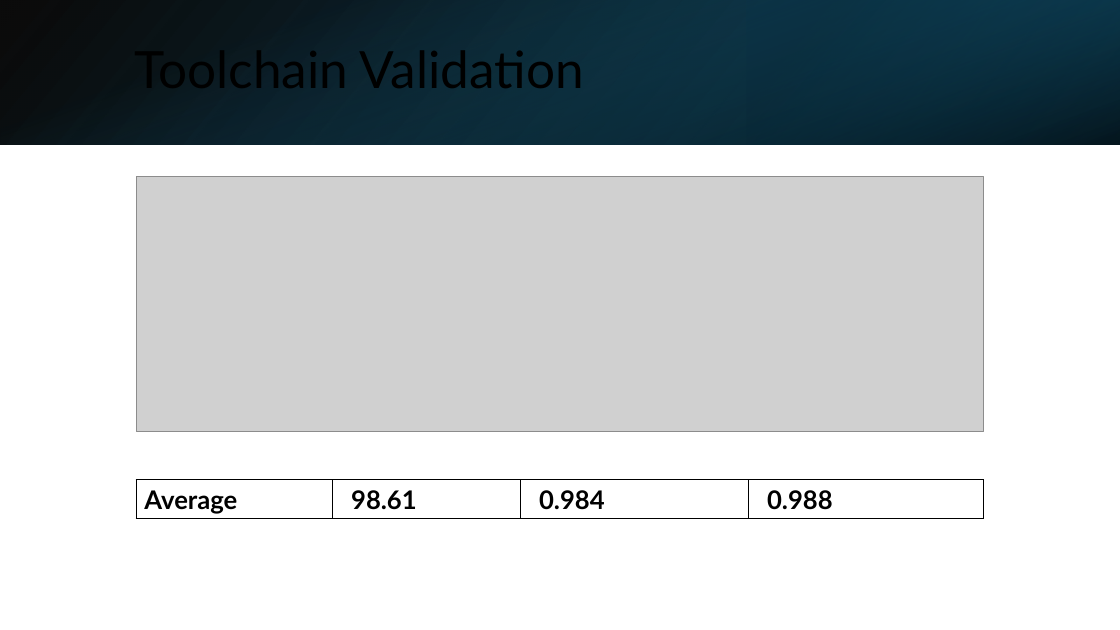
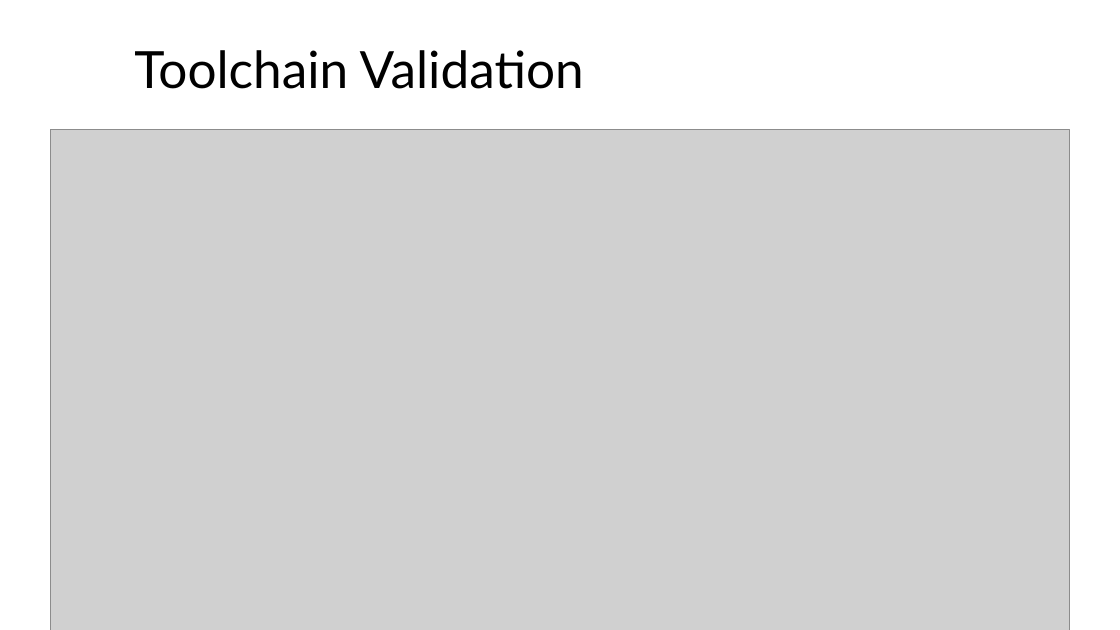
Before and after one commit to Maria618-hash/Ardiono-Alpha, a slide deck: slide 28 of thesis.pptx. Drawn at 1120x630 pixels with LibreOffice and Linux fonts; fonts in the diff are those of the drawing; grey boxes stand for pictures. Boxes give left, top, right and bottom in pixels: in the first picture for what was removed or moved away, otherwise in the second. Text is boxed around its words. In the diff, an @@ line names an element or a change of style, - is before the commit and + after.

```diff
--- a/thesis.pptx
+++ b/thesis.pptx
@@ rectangle removed at (0,0,1120,145) @@
@@ rectangle removed at (0,0,1120,145) @@
@@ rectangle removed at (747,0,1120,145) @@
@@ picture: place and size @@
-picture at (136,177,984,432)
+picture at (50,129,1070,630)
@@ table removed at (136,480,984,519), 1 rows, 4 columns @@
-Average | 98.61 | 0.984 | 0.988
```
Also in this commit, not shown: 4 other slides changed, 6 other files.
